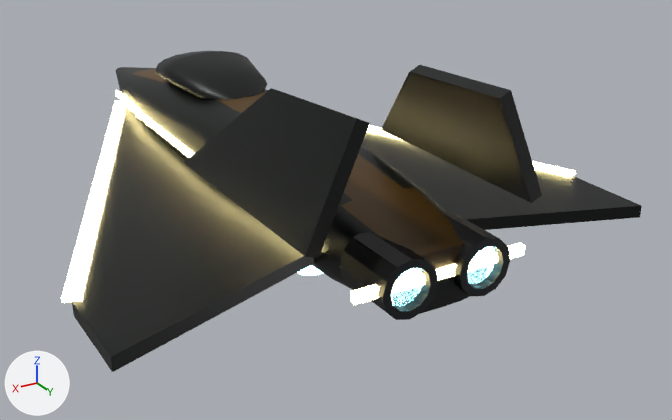
The glTF model public/assets/kits/shaddai_ship_raptor_v01.glb, before and after one commit.
Rendered twice from a 50 mm camera at (2.68, 5.91, 3.02) aimed at (-0.46, 0.68, 0.41). The lights are fixed; the arrows at lower left show +X, +Y and +Z. The picture after the commit comes second. Where no turn or scale is listed for an object, it has been applied to the vertices.

Script lines for the objects in view, before the commit:
```python
me_shaddai_ship_raptor = bpy.data.meshes.new('shaddai_ship_raptor')
me_shaddai_ship_raptor.from_pydata(...)  # 500 vertices, 864 faces; spans x -1.75..1.75, y -2.5..2.52, z 0.52..1.71
# faces by material slot: [496, 368]
me_shaddai_ship_raptor.materials.append(mat_shaddai_body)
me_shaddai_ship_raptor.materials.append(mat_em_gold)
me_shaddai_ship_raptor_thrusters = bpy.data.meshes.new('shaddai_ship_raptor_thrusters')
me_shaddai_ship_raptor_thrusters.from_pydata(...)  # 180 vertices, 336 faces; spans x -0.41..0.41, y -1.49..2.56, z 0.49..0.99
# faces by material slot: [168, 168]
me_shaddai_ship_raptor_thrusters.materials.append(mat_shaddai_body)
me_shaddai_ship_raptor_thrusters.materials.append(mat_em_cyan)
ob_shaddai_ship_raptor = bpy.data.objects.new('shaddai_ship_raptor', me_shaddai_ship_raptor)
ob_shaddai_ship_raptor.location = (0.0, 0.0, 0.0)
ob_shaddai_ship_raptor_thrusters = bpy.data.objects.new('shaddai_ship_raptor_thrusters', me_shaddai_ship_raptor_thrusters)
ob_shaddai_ship_raptor_thrusters.location = (0.0, 0.0, 0.0)
```
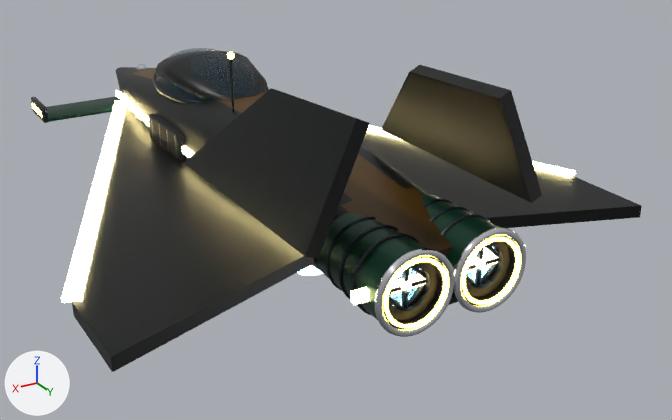
Where the change shows, as pixel boxes [x1, y1, x2, y2] in the pictures (672 x 420 px):
```json
{"object": "shaddai_ship_raptor_detail", "change": "added", "after": [31, 48, 526, 337], "faces in mat_shipd_body_raptor (dark green #0e3b2a)": [47, 97, 517, 329], "faces in mat_shipd_chrome (white #e7eaed)": [136, 64, 526, 337], "faces in mat_shipd_gunmetal (dark grey #35383f)": [31, 59, 499, 315], "faces in mat_shipd_glass (dark blue #273f4b)": [155, 48, 266, 101], "faces in mat_shipd_glow_raptor (yellow #e8c45c, glowing yellow #ffd866)": [32, 52, 520, 328]}
```

Edits to the scene script, one JSON object a line:
```json
{"op": "add", "block": "mat_shipd_body_raptor", "code": ["mat_shipd_body_raptor = principled_material('shipd_body_raptor')", "mat_shipd_body_raptor.base_color = (0.00439, 0.0437, 0.0232)  # dark green #0e3b2a", "mat_shipd_body_raptor.metallic = 0.55", "mat_shipd_body_raptor.roughness = 0.35"]}
{"op": "add", "block": "mat_shipd_chrome", "code": ["mat_shipd_chrome = principled_material('shipd_chrome')", "mat_shipd_chrome.base_color = (0.8, 0.82, 0.85)  # white #e7eaed", "mat_shipd_chrome.metallic = 1.0", "mat_shipd_chrome.roughness = 0.12"]}
{"op": "add", "block": "mat_shipd_glow_raptor", "code": ["mat_shipd_glow_raptor = principled_material('shipd_glow_raptor')", "mat_shipd_glow_raptor.base_color = (0.807, 0.552, 0.107)  # yellow #e8c45c", "mat_shipd_glow_raptor.roughness = 0.3", "mat_shipd_glow_raptor.emission_color = (1.0, 0.684, 0.133)  # yellow #ffd866", "mat_shipd_glow_raptor.emission_strength = 7.263"]}
{"op": "add", "block": "mat_shipd_core", "code": ["mat_shipd_core = principled_material('shipd_core')", "mat_shipd_core.base_color = (0.35, 0.95, 1.0)  # cyan #a0f9ff", "mat_shipd_core.roughness = 0.2", "mat_shipd_core.emission_color = (0.35, 0.95, 1.0)  # cyan #a0f9ff", "mat_shipd_core.emission_strength = 14.0"]}
{"op": "add", "block": "mat_shipd_gunmetal", "code": ["mat_shipd_gunmetal = principled_material('shipd_gunmetal')", "mat_shipd_gunmetal.base_color = (0.035, 0.04, 0.05)  # dark grey #35383f", "mat_shipd_gunmetal.metallic = 0.9", "mat_shipd_gunmetal.roughness = 0.32"]}
{"op": "add", "block": "mat_shipd_dark", "code": ["mat_shipd_dark = principled_material('shipd_dark')", "mat_shipd_dark.base_color = (0.008, 0.009, 0.012)  # black #16181d", "mat_shipd_dark.metallic = 0.3", "mat_shipd_dark.roughness = 0.7"]}
{"op": "add", "block": "mat_shipd_glass", "code": ["mat_shipd_glass = principled_material('shipd_glass')", "mat_shipd_glass.base_color = (0.02, 0.05, 0.07)  # dark blue #273f4b", "mat_shipd_glass.metallic = 0.1", "mat_shipd_glass.roughness = 0.03", "mat_shipd_glass.alpha = 0.42"]}
{"op": "add", "block": "me_shaddai_ship_raptor_detail", "code": ["me_shaddai_ship_raptor_detail = bpy.data.meshes.new('shaddai_ship_raptor_detail')", "me_shaddai_ship_raptor_detail.from_pydata(...)  # 7683 vertices, 14844 faces; spans x -0.96..0.96, y -2.04..2.62, z 0.51..1.58", "# faces by material slot: [7564, 776, 2672, 976, 480, 268, 2108]", "me_shaddai_ship_raptor_detail.materials.append(mat_shipd_gunmetal)  # dark grey #35383f", "me_shaddai_ship_raptor_detail.materials.append(mat_shipd_dark)  # black #16181d", "me_shaddai_ship_raptor_detail.materials.append(mat_shipd_glow_raptor)  # yellow #e8c45c, glowing yellow #ffd866", "me_shaddai_ship_raptor_detail.materials.append(mat_shipd_core)  # cyan #a0f9ff, glowing cyan #a0f9ff", "me_shaddai_ship_raptor_detail.materials.append(mat_shipd_glass)  # dark blue #273f4b", "me_shaddai_ship_raptor_detail.materials.append(mat_shipd_body_raptor)  # dark green #0e3b2a", "me_shaddai_ship_raptor_detail.materials.append(mat_shipd_chrome)  # white #e7eaed"]}
{"op": "add", "block": "ob_shaddai_ship_raptor_detail", "code": ["ob_shaddai_ship_raptor_detail = bpy.data.objects.new('shaddai_ship_raptor_detail', me_shaddai_ship_raptor_detail)", "ob_shaddai_ship_raptor_detail.location = (0.0, 0.0, 0.0)"]}
```
